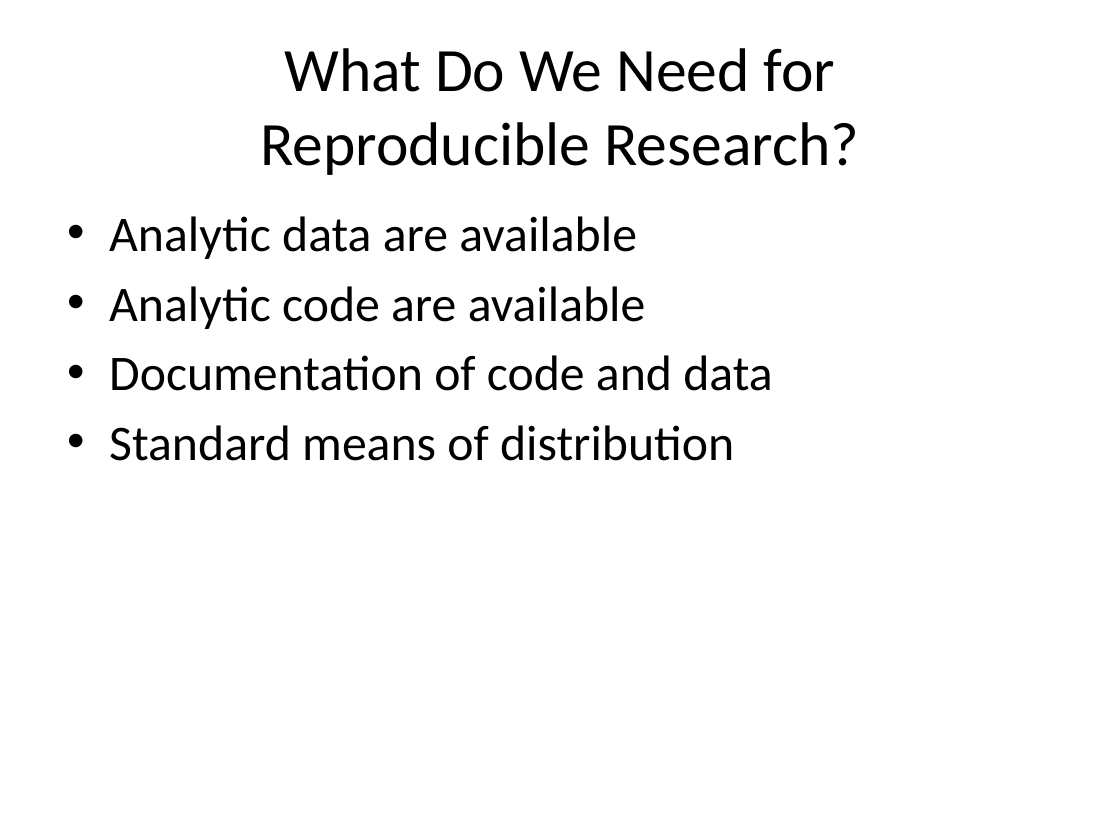
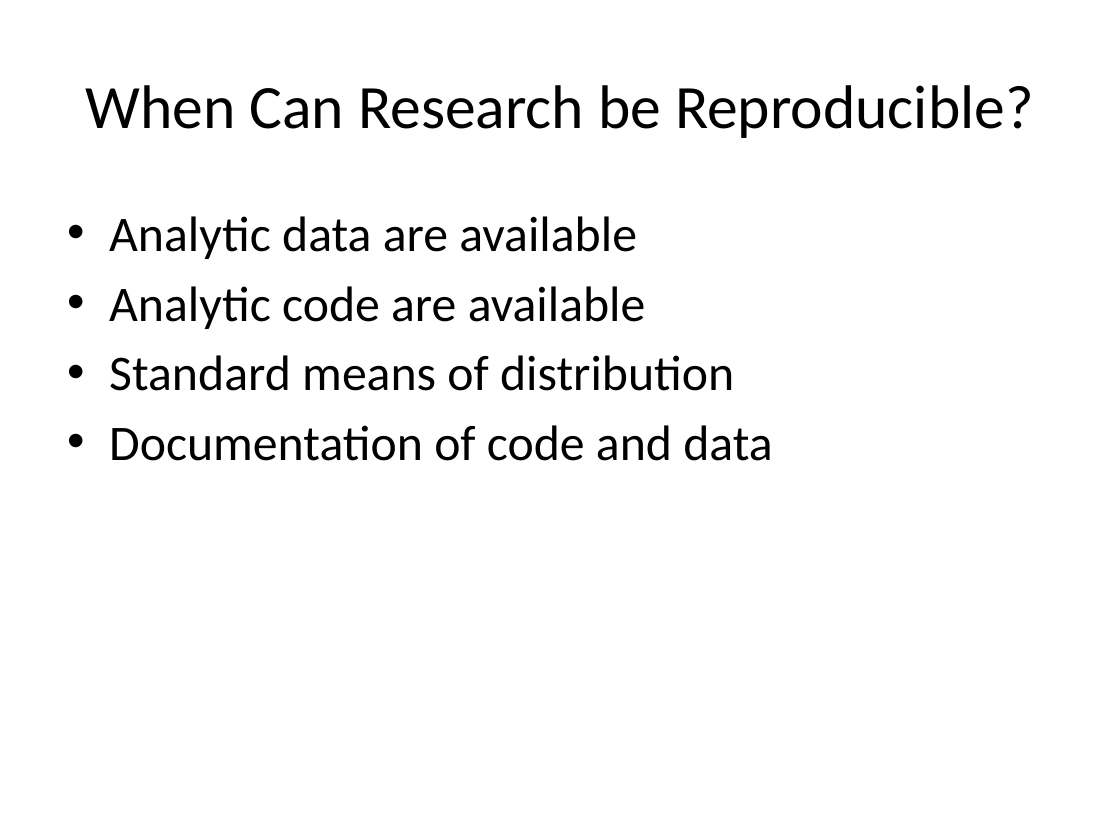
Before and after one commit to rdpeng/Minnesota2013, a slide deck: slide 15 of RR_knitr.pptx (slide 14 before the commit). Drawn at 1120x840 pixels with LibreOffice and Linux fonts; fonts in the diff are those of the drawing. Boxes give left, top, right and bottom in pixels: in the first picture for what was removed or moved away, otherwise in the second. Text is boxed around its words. In the diff, an @@ line names an element or a change of style, - is before the commit and + after.

```diff
--- a/RR_knitr.pptx
+++ b/RR_knitr.pptx
@@ title at (86, 85, 1034, 138): text changed @@
-What Do We Need for
-Reproducible Research?
+When Can Research be Reproducible?
@@ text at (109, 355, 734, 391): paragraph added @@
+• Standard means of distribution
@@ text at (109, 425, 734, 461): paragraph removed @@
-• Standard means of distribution
```
Also in this commit, not shown: 7 other slides changed, 1 slide added, 3 other files.
